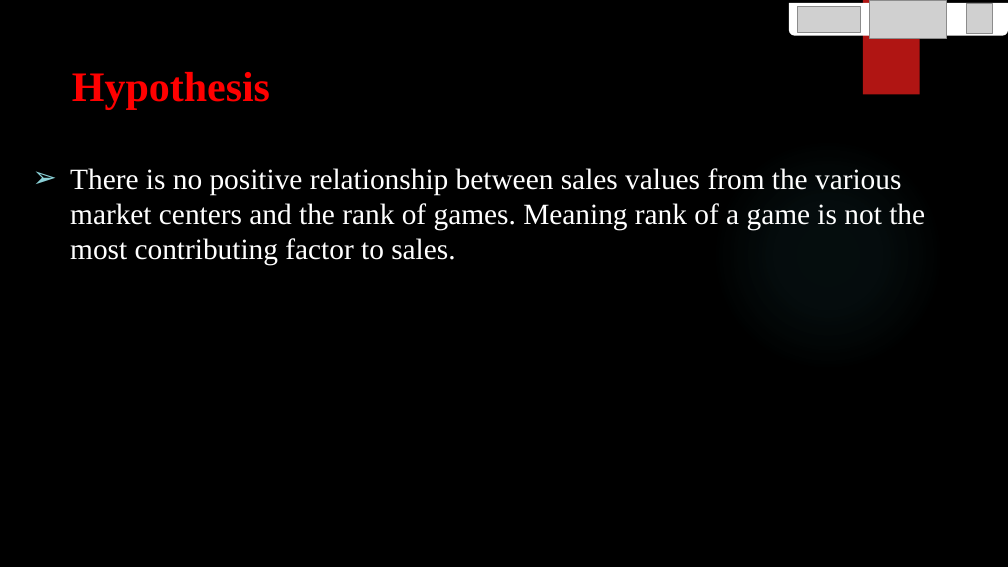
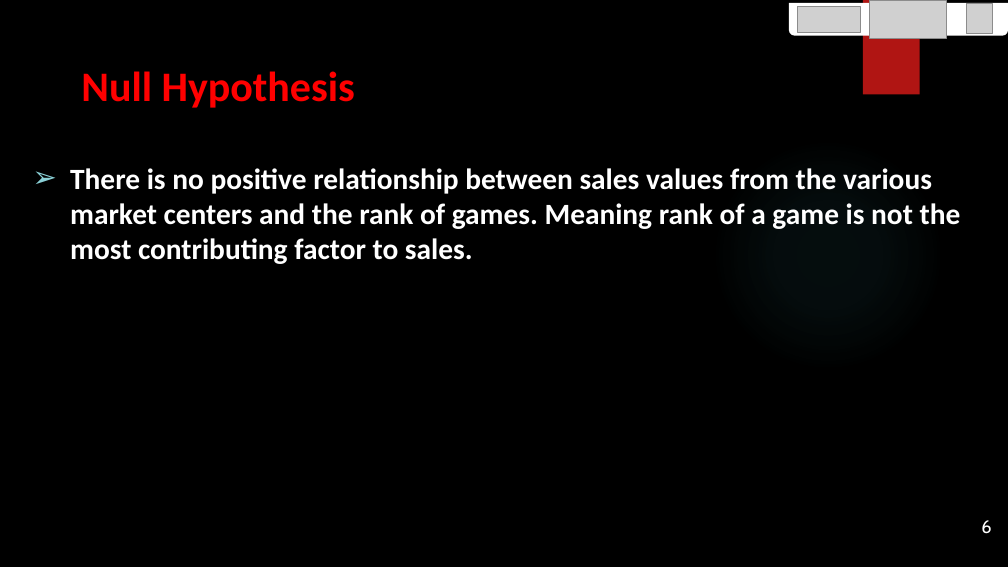
Before and after one commit to JMDUKU/GROUP-K-EDA-PROJECT, a slide deck: slide 6 of Group K EDA Project DIGICAP.pptx (slide 5 before the commit). Drawn at 1008x567 pixels with LibreOffice and Linux fonts; fonts in the diff are those of the drawing; grey boxes stand for pictures; background and template pictures are left out. Boxes give left, top, right and bottom in pixels: in the first picture for what was removed or moved away, otherwise in the second. Text is boxed around its words. In the diff, an @@ line names an element or a change of style, - is before the commit and + after.

```diff
--- a/Group K EDA Project DIGICAP.pptx
+++ b/Group K EDA Project DIGICAP.pptx
@@ title at box(81, 71, 355, 108): text changed; font Times New Roman to Calibri @@
-Hypothesis
+Null Hypothesis
@@ subtitle "There is no positive relationship ..." at box(70, 168, 961, 264): font Times New Roman to Calibri, bold on @@
@@ page number added at box(981, 520, 991, 534), 17.3 pt, text #FFFFFF @@
+6
```
Also in this commit, not shown: 18 other slides changed, 2 slides added, 1 slide removed.
